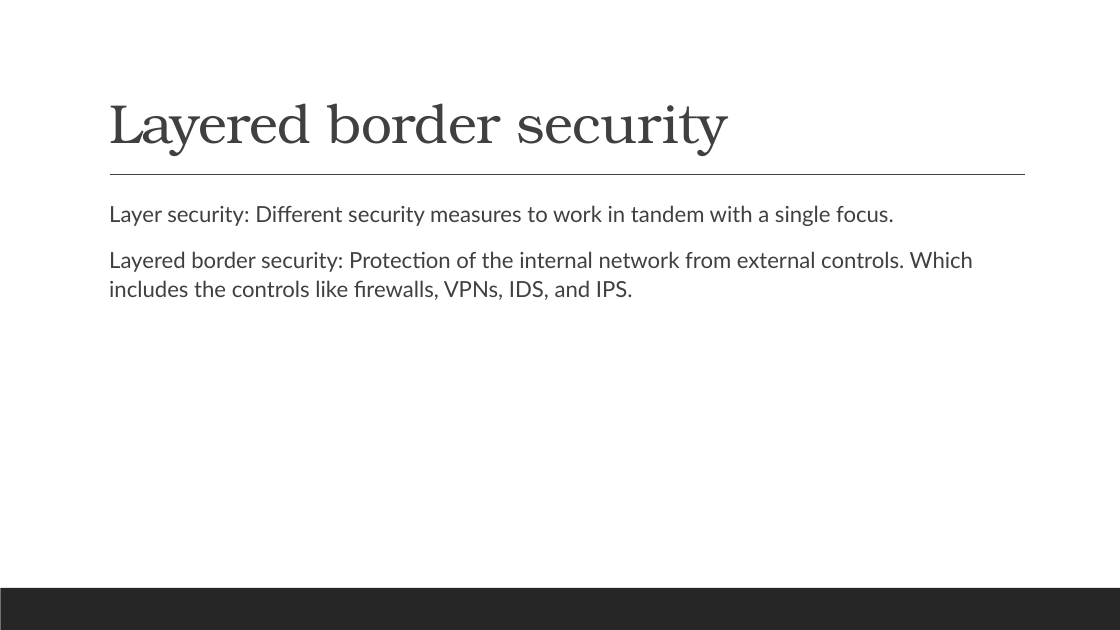
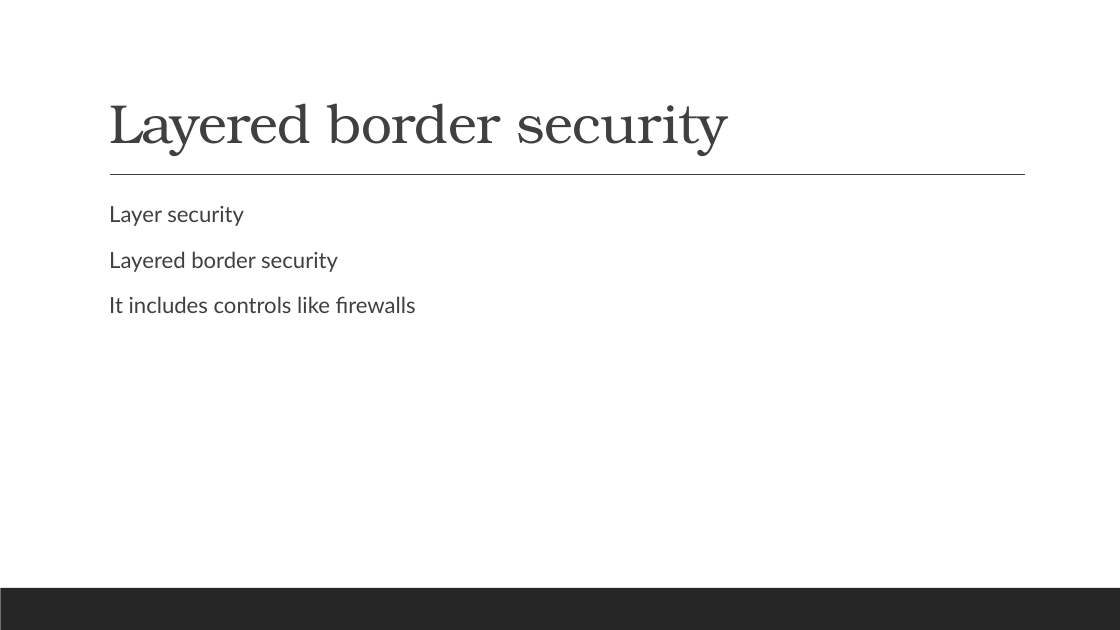
Before and after one commit to ronnie-1947/access-control-ppt, a slide deck: slide 20 of Access Control.pptx (slide 24 before the commit). Drawn at 1120x630 pixels with LibreOffice and Linux fonts; fonts in the diff are those of the drawing. Boxes give left, top, right and bottom in pixels: in the first picture for what was removed or moved away, otherwise in the second. Text is boxed around its words. In the diff, an @@ line names an element or a change of style, - is before the commit and + after.

Commit message:
User access control and Dwitys changes executed

```diff
--- a/Access Control.pptx
+++ b/Access Control.pptx
@@ text at box(109, 206, 416, 313): text changed @@
-  Layer security: Different security measures to work in tandem with a single focus.
-  Layered border security: Protection of the internal network from external controls. Which includes the controls like firewalls, VPNs, IDS, and IPS.
+  Layer security
+  Layered border security
+  It includes controls like firewalls
```
Also in this commit, not shown: 7 other slides changed, 9 slides added, 5 slides removed.
